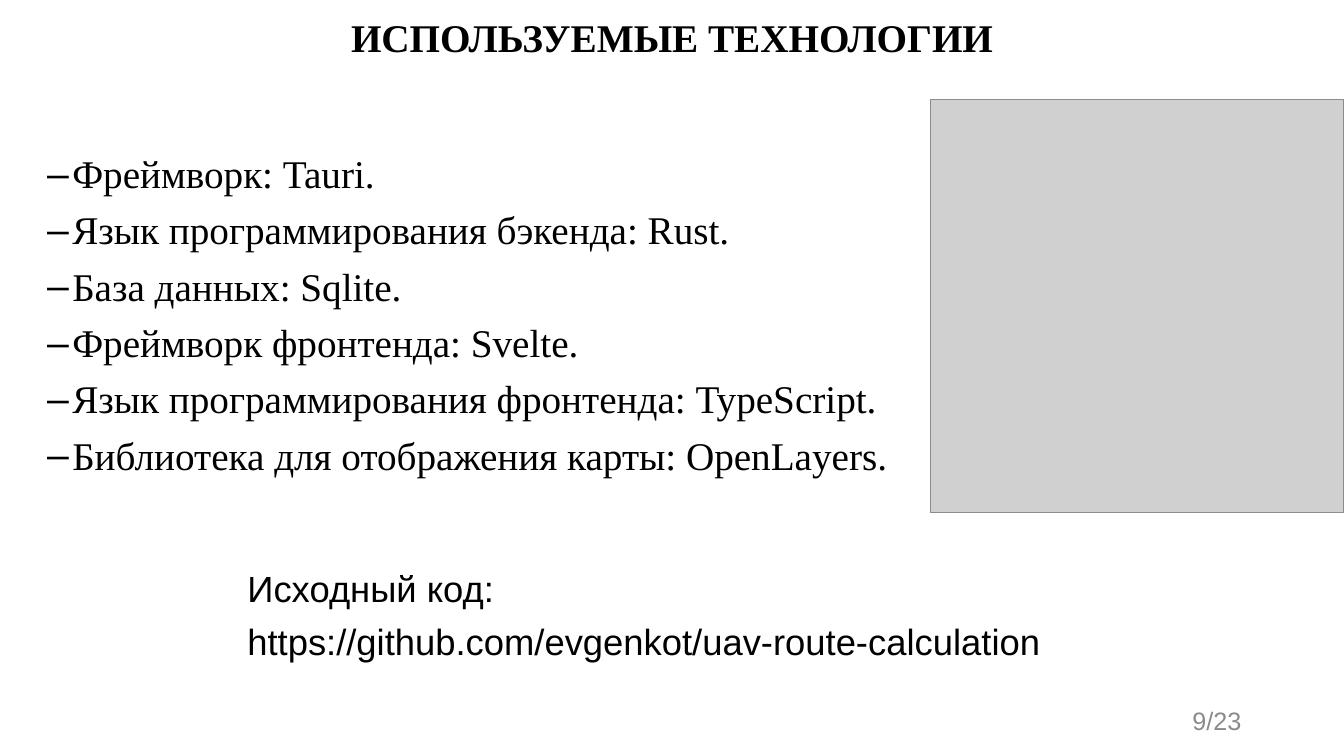
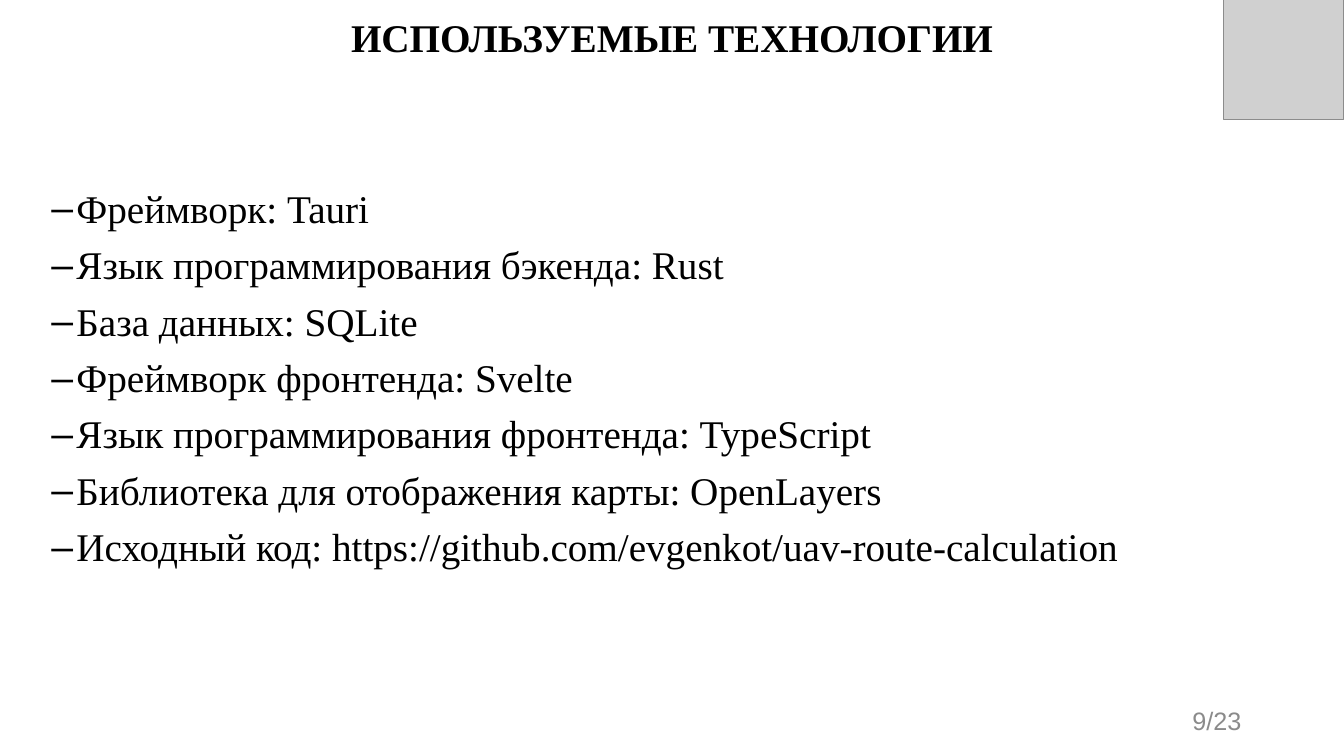
Before and after one commit to evgenkot/uav-route-calculation, a slide deck: slide 9 of doc/GQW/Raschupkin_EV_UAV_Route_Planning.pptx. Drawn at 1344x756 pixels with LibreOffice and Linux fonts; fonts in the diff are those of the drawing; grey boxes stand for pictures. Boxes give left, top, right and bottom in pixels: in the first picture for what was removed or moved away, otherwise in the second. Text is boxed around its words. In the diff, an @@ line names an element or a change of style, - is before the commit and + after.

```diff
--- a/doc/GQW/Raschupkin_EV_UAV_Route_Planning.pptx
+++ b/doc/GQW/Raschupkin_EV_UAV_Route_Planning.pptx
@@ picture: place and size @@
-picture at bbox=[931, 99, 1344, 512]
+picture at bbox=[1224, 0, 1344, 120]
@@ text at bbox=[76, 196, 1118, 569]: text changed @@
-– Фреймворк: Tauri.
-– Язык программирования бэкенда: Rust.
-– База данных: Sqlite.
-– Фреймворк фронтенда: Svelte.
-– Язык программирования фронтенда: TypeScript.
-– Библиотека для отображения карты: OpenLayers.
+– Фреймворк: Tauri
+– Язык программирования бэкенда: Rust
+– База данных: SQLite
+– Фреймворк фронтенда: Svelte
+– Язык программирования фронтенда: TypeScript
+– Библиотека для отображения карты: OpenLayers
+– Исходный код: https://github.com/evgenkot/uav-route-calculation
@@ text removed at bbox=[247, 575, 1040, 663] @@
-Исходный код:
-https://github.com/evgenkot/uav-route-calculation
```
Also in this commit, not shown: 22 other slides changed.
